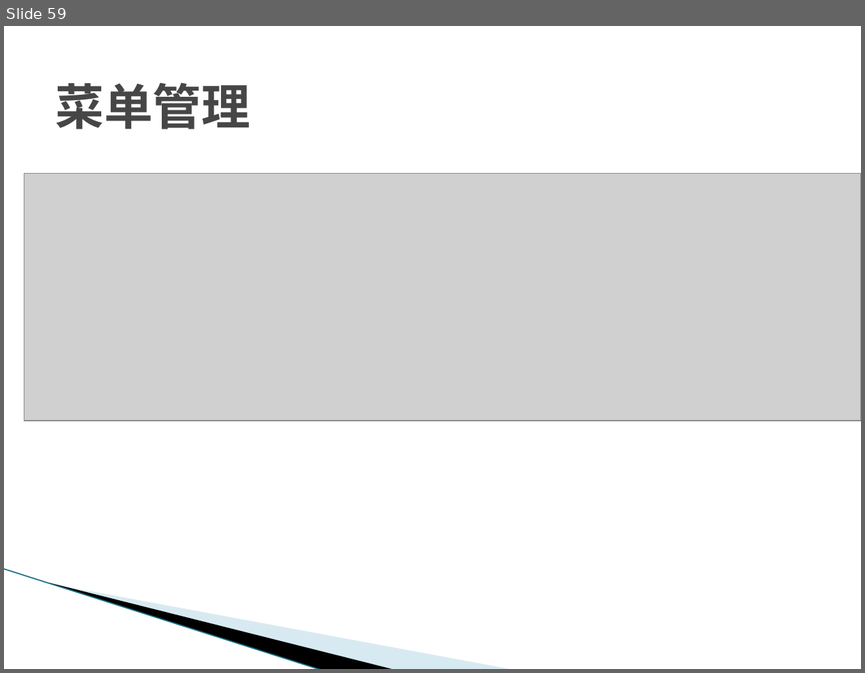
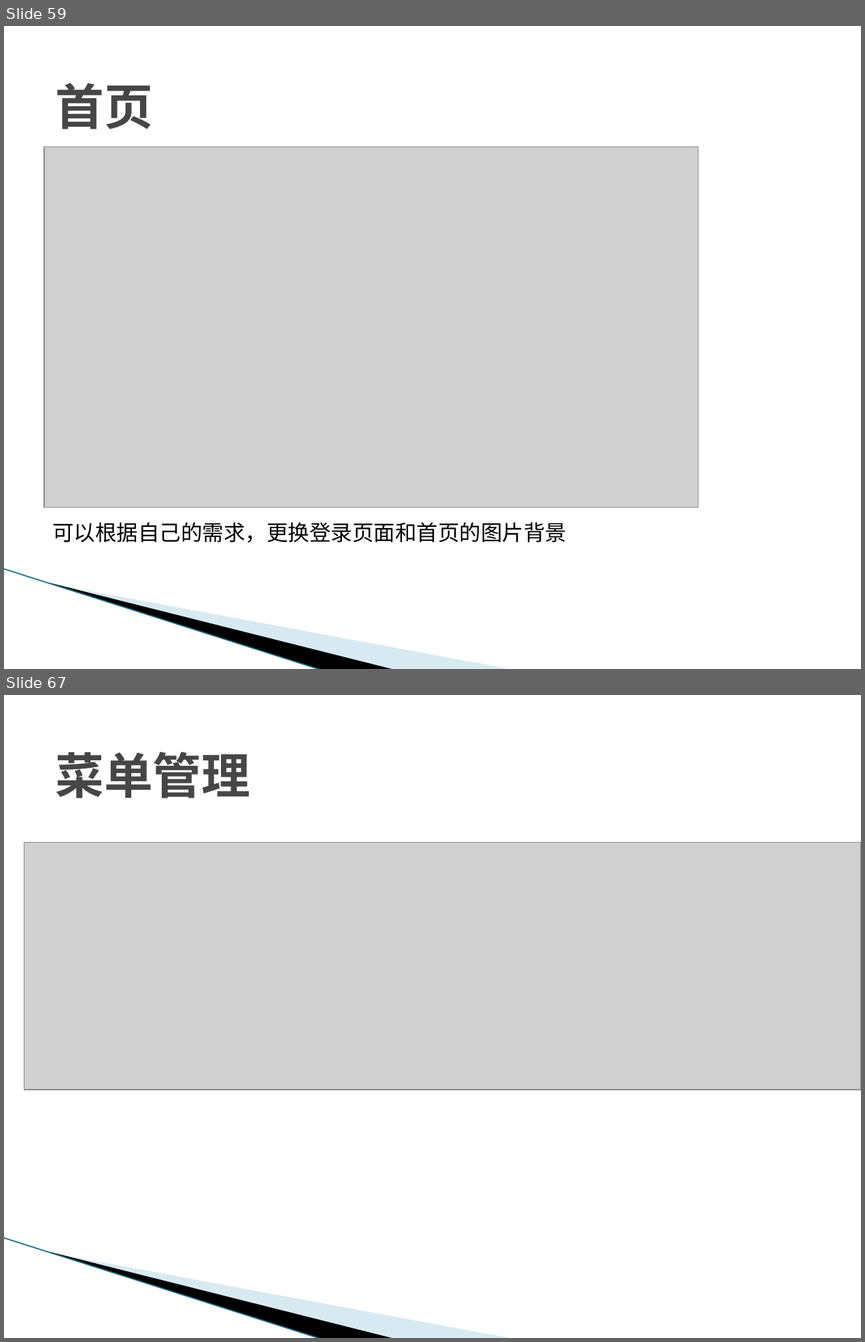
Before and after one commit to SunflowersOfJava/simba, a slide deck: doc/框架使用说明_1.1.15.pptx. Shown one above the other, each under a label of ours: slide 59 before the commit, slides 59 and 67 after it; the slides between them are not shown. The pictures are 865x673 and 865x1342 pixels, drawn with LibreOffice and Linux fonts; fonts in the diff are those of the drawing; grey boxes stand for pictures; background and template pictures are left out. Boxes give left, top, right and bottom in pixels: in the first picture for what was removed or moved away, otherwise in the second. Text is boxed around its words. In the diff, an @@ line names an element or a change of style, - is before the commit and + after.

```diff
--- a/doc/框架使用说明_1.1.15.pptx
+++ b/doc/框架使用说明_1.1.15.pptx
@@ slide 59 added at [4, 26, 861, 669], background #FFFFFF; not listed: 3 template elements that a slide beside it also shows @@
@@ title added at [55, 82, 152, 129], 41 pt, text #464646, bold @@
+首页
@@ picture added at [44, 147, 698, 507] @@
@@ text added at [52, 522, 566, 542], 18 pt, text #000000 @@
+可以根据自己的需求，更换登录页面和首页的图片背景
@@ what was slide 59 is now slide 67 @@
```
Also in this commit, not shown: 4 slides changed, 25 other slides added, 6 slides removed.
